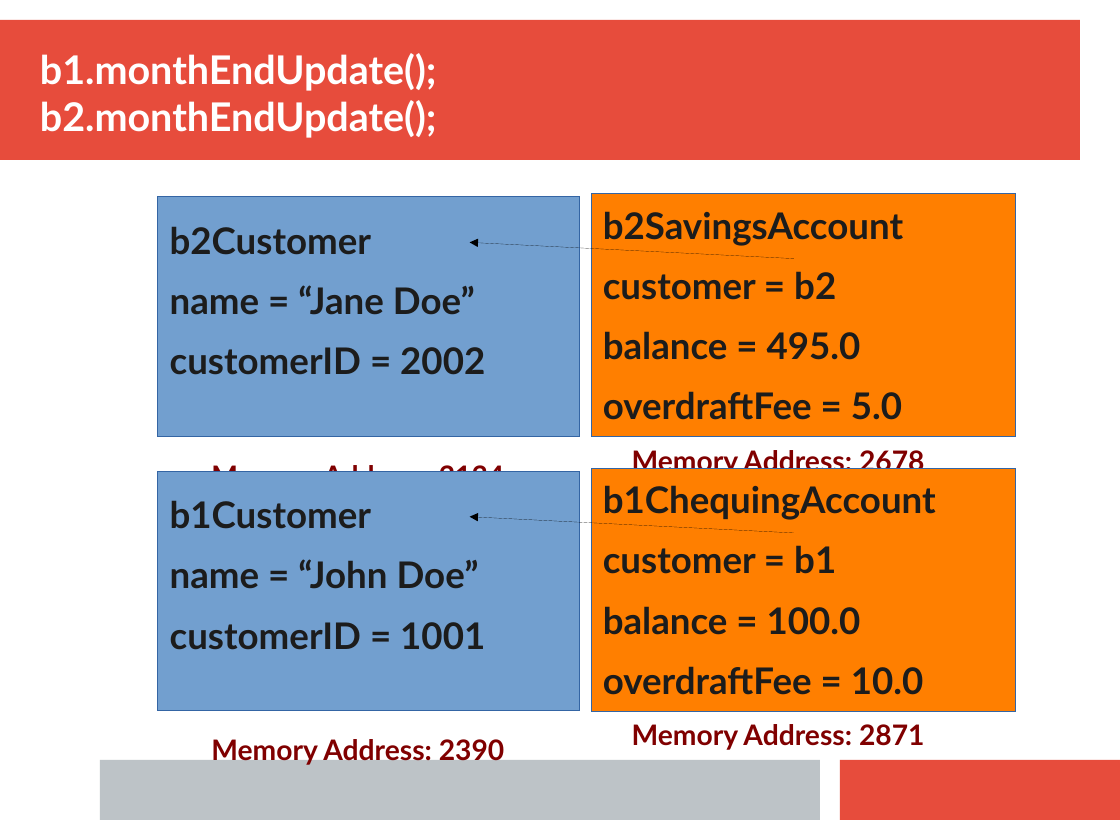
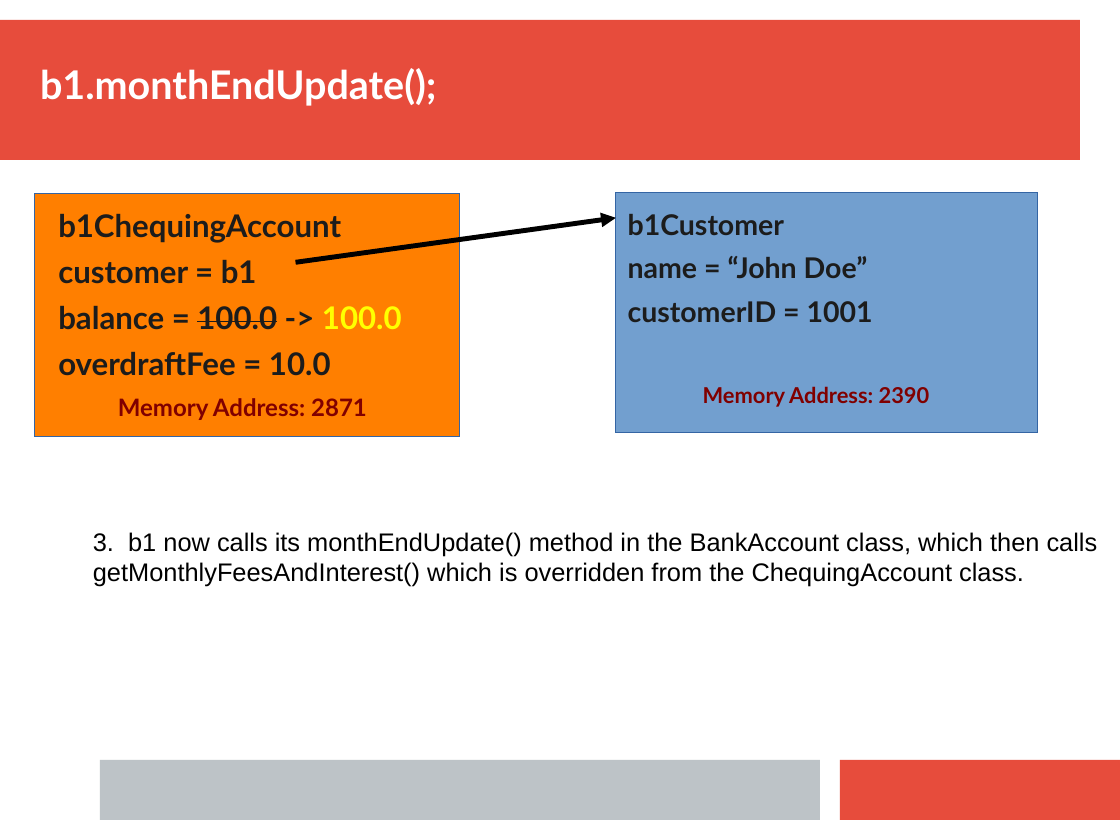
Before and after one commit to CPSC-233-Group-2018/Assignments, a slide deck: slide 4 of Assignment 7/AS7.pptx (slide 3 before the commit). Drawn at 1120x840 pixels with LibreOffice and Linux fonts; fonts in the diff are those of the drawing. Boxes give left, top, right and bottom in pixels: in the first picture for what was removed or moved away, otherwise in the second. Text is boxed around its words. In the diff, an @@ line names an element or a change of style, - is before the commit and + after.

```diff
--- a/Assignment 7/AS7.pptx
+++ b/Assignment 7/AS7.pptx
@@ text "b1.monthEndUpdate();": place and size @@
-text "b1.monthEndUpdate();" at (40,53,437,138)
+text "b1.monthEndUpdate();" at (40,68,437,106)
@@ text at (40,100,437,138): paragraph removed @@
-b2.monthEndUpdate();
@@ rectangle: place and size @@
-rectangle at (158,197,579,437)
+rectangle at (35,193,459,436)
@@ rectangle at (35,193,459,436): fill #729FCF to #FF7F00 @@
@@ rectangle: place and size @@
-rectangle at (592,194,1016,437)
+rectangle at (616,192,1038,432)
@@ rectangle at (616,192,1038,432): fill #FF7F00 to #729FCF @@
@@ text at (58,213,367,420): size 26 to 22.1 pt in "b1ChequingAccount", "customer = b1", "overdraftFee = 10.0"; size 20 to 17 pt in "Memory Address: 2871"; line spacing 1 to 0.8 @@
@@ text "b1ChequingAccount": place and size @@
-text "b1ChequingAccount" at (603,485,936,750)
+text "b1ChequingAccount" at (58,213,402,420)
@@ text removed at (170,226,505,472) @@
-b2Customer
-name = “Jane Doe”
-customerID = 2002
-Memory Address: 2134
@@ arrow added from (296, 262) to (616, 217), #000000 3.5 pt @@
@@ text removed at (603,211,925,477) @@
-b2SavingsAccount
-customer = b2
-balance = 495.0
-overdraftFee = 5.0
-Memory Address: 2678
@@ text "b1Customer": place and size @@
-text "b1Customer" at (170,500,505,766)
+text "b1Customer" at (628,214,930,407)
@@ text "b1Customer" at (628,214,930,407): size 26 to 20.1 pt in "b1Customer", "name = “John Doe”", "customerID = 1001"; size 20 to 15.5 pt in "Memory Address: 2390"; line spacing 1 to 0.8 @@
@@ arrow removed from (794, 258) to (470, 243) @@
@@ text at (58,305,402,330): text changed; size 26 to 22.1 pt @@
-balance = 100.0
+balance = 100.0 -> 100.0
@@ rectangle removed at (158,472,579,711) @@
@@ rectangle removed at (592,469,1016,711) @@
@@ text added at (93,532,1098,587), 18 pt, text #000000 @@
+3. b1 now calls its monthEndUpdate() method in the BankAccount class, which then calls
+getMonthlyFeesAndInterest() which is overridden from the ChequingAccount class.
@@ arrow removed from (794, 533) to (470, 517) @@
```
Also in this commit, not shown: 1 other slide changed, 3 slides added, 1 slide removed.
